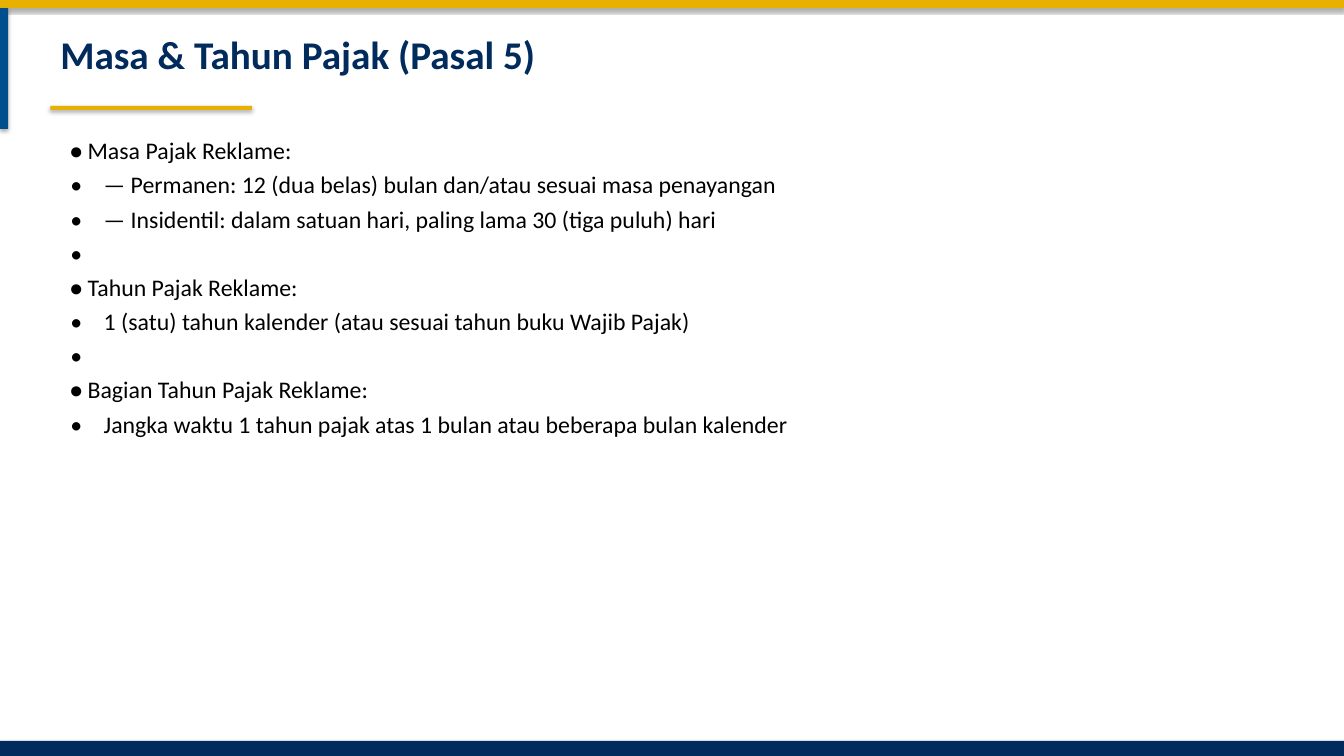
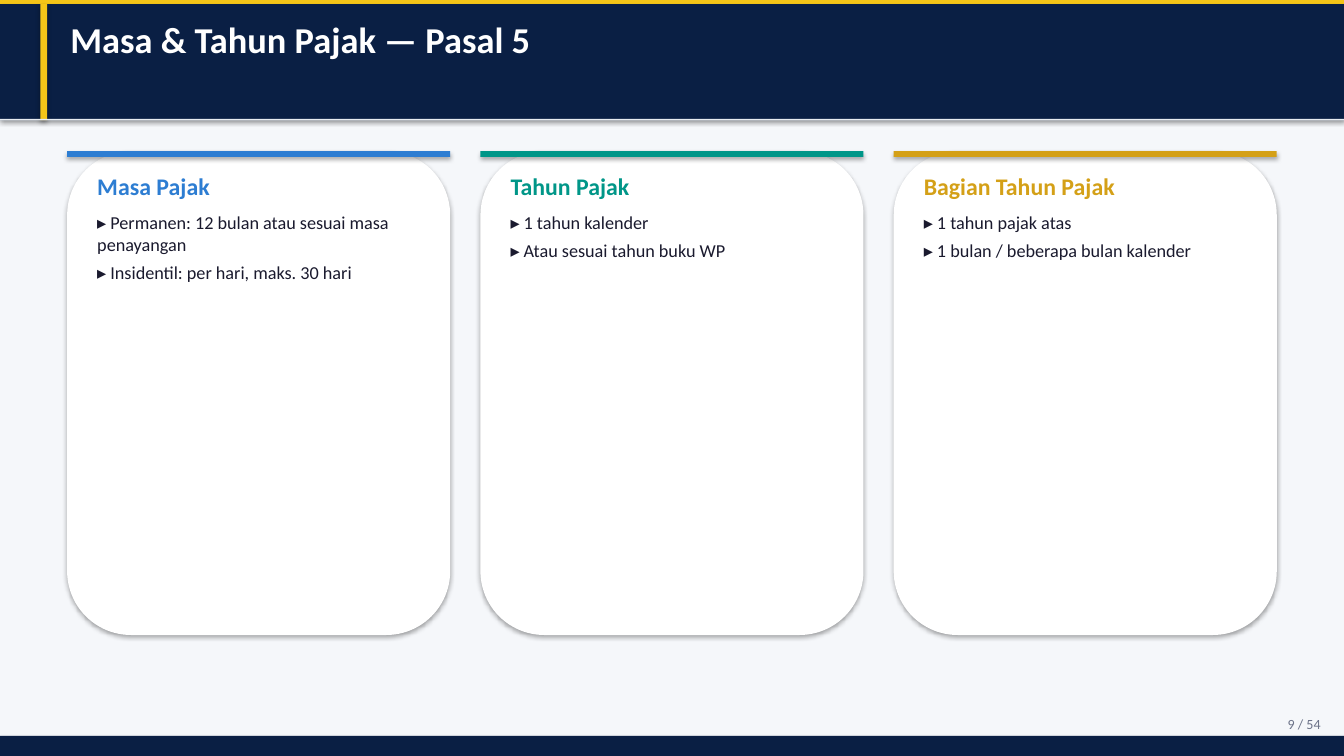
Before and after one commit to rahadiana/coba_ppt, a slide deck: slide 9 of Perwal_Bekasi_51_2024_Pajak_Reklame.pptx (slide 10 before the commit). Drawn at 1344x756 pixels with LibreOffice and Linux fonts; fonts in the diff are those of the drawing. Boxes give left, top, right and bottom in pixels: in the first picture for what was removed or moved away, otherwise in the second. Text is boxed around its words. In the diff, an @@ line names an element or a change of style, - is before the commit and + after.

Commit message:
feat: premium redesign PPT with cards, tables, and modern layout

```diff
--- a/Perwal_Bekasi_51_2024_Pajak_Reklame.pptx
+++ b/Perwal_Bekasi_51_2024_Pajak_Reklame.pptx
@@ rectangle at (x1=0, y1=0, x2=1344, y2=756): fill #FFFFFF to #F5F7FA @@
@@ rectangle resized from (x1=0, y1=0, x2=1344, y2=8) to (x1=0, y1=0, x2=1344, y2=4) @@
@@ rectangle at (x1=0, y1=0, x2=1344, y2=4): fill #E8B000 to #F5C518 @@
@@ rectangle added at (x1=0, y1=4, x2=1344, y2=120), fill #0A1F44 @@
@@ rectangle resized from (x1=0, y1=8, x2=8, y2=129) to (x1=40, y1=4, x2=47, y2=120) @@
@@ rectangle at (x1=40, y1=4, x2=47, y2=120): fill #004E8C to #F5C518 @@
@@ text at (x1=70, y1=27, x2=530, y2=59): text changed; size 28 to 26 pt; text colour #002B5C to #FFFFFF @@
-Masa & Tahun Pajak (Pasal 5)
+Masa & Tahun Pajak — Pasal 5
@@ rectangle added at (x1=0, y1=119, x2=1344, y2=120), fill #E8ECF1 @@
@@ rectangle removed at (x1=50, y1=106, x2=252, y2=110) @@
@@ text removed at (x1=88, y1=142, x2=787, y2=437) @@
-• Masa Pajak Reklame:
-• — Permanen: 12 (dua belas) bulan dan/atau sesuai masa penayangan
-• — Insidentil: dalam satuan hari, paling lama 30 (tiga puluh) hari
-•
-• Tahun Pajak Reklame:
-• 1 (satu) tahun kalender (atau sesuai tahun buku Wajib Pajak)
-•
-• Bagian Tahun Pajak Reklame:
-• Jangka waktu 1 tahun pajak atas 1 bulan atau beberapa bulan kalender
@@ rounded rectangle added at (x1=68, y1=151, x2=451, y2=635), fill #FFFFFF @@
@@ rectangle added at (x1=68, y1=151, x2=451, y2=157), fill #2D7DD2 @@
@@ text added at (x1=97, y1=178, x2=209, y2=199), 17 pt, text #2D7DD2, bold @@
+Masa Pajak
@@ rounded rectangle added at (x1=481, y1=151, x2=864, y2=635), fill #FFFFFF @@
@@ rectangle added at (x1=481, y1=151, x2=864, y2=157), fill #009688 @@
@@ text added at (x1=511, y1=178, x2=629, y2=199), 17 pt, text #009688, bold @@
+Tahun Pajak
@@ rounded rectangle added at (x1=894, y1=151, x2=1277, y2=635), fill #FFFFFF @@
@@ rectangle added at (x1=894, y1=151, x2=1277, y2=157), fill #D4A017 @@
@@ text added at (x1=924, y1=178, x2=1114, y2=199), 17 pt, text #D4A017, bold @@
+Bagian Tahun Pajak
@@ text added at (x1=97, y1=216, x2=389, y2=282), 13 pt, text #1A1A2E @@
+▸ Permanen: 12 bulan atau sesuai masa penayangan
+▸ Insidentil: per hari, maks. 30 hari
@@ text added at (x1=524, y1=216, x2=726, y2=257), 13 pt, text #1A1A2E @@
+▸ 1 tahun kalender
+▸ Atau sesuai tahun buku WP
@@ text added at (x1=937, y1=216, x2=1191, y2=260), 13 pt, text #1A1A2E @@
+▸ 1 tahun pajak atas
+▸ 1 bulan / beberapa bulan kalender
@@ rectangle resized from (x1=0, y1=741, x2=1344, y2=756) to (x1=0, y1=736, x2=1344, y2=756) @@
@@ rectangle at (x1=0, y1=736, x2=1344, y2=756): fill #002B5C to #0A1F44 @@
@@ text added at (x1=1288, y1=720, x2=1320, y2=729), 10 pt, text #6B7288 @@
+9 / 54
```
Also in this commit, not shown: 41 other slides changed, 10 slides added, 12 slides removed, 1 other file.
